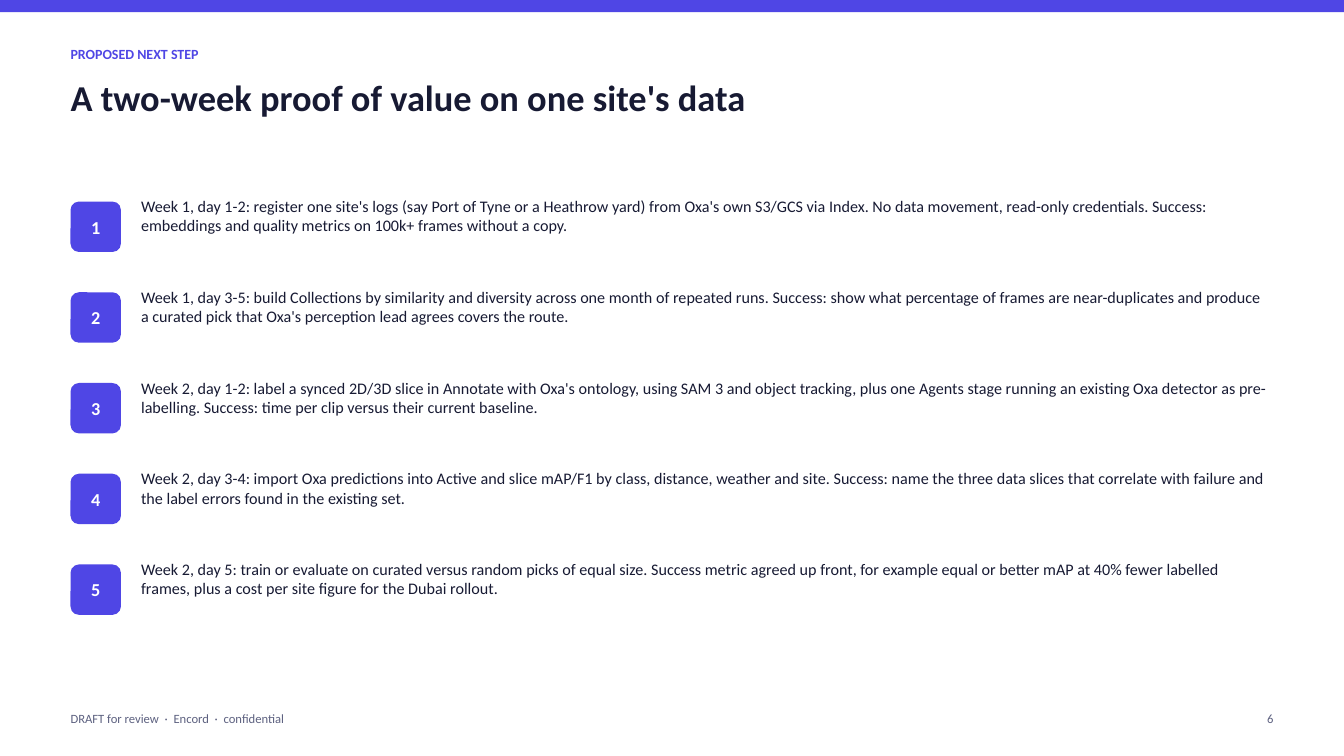
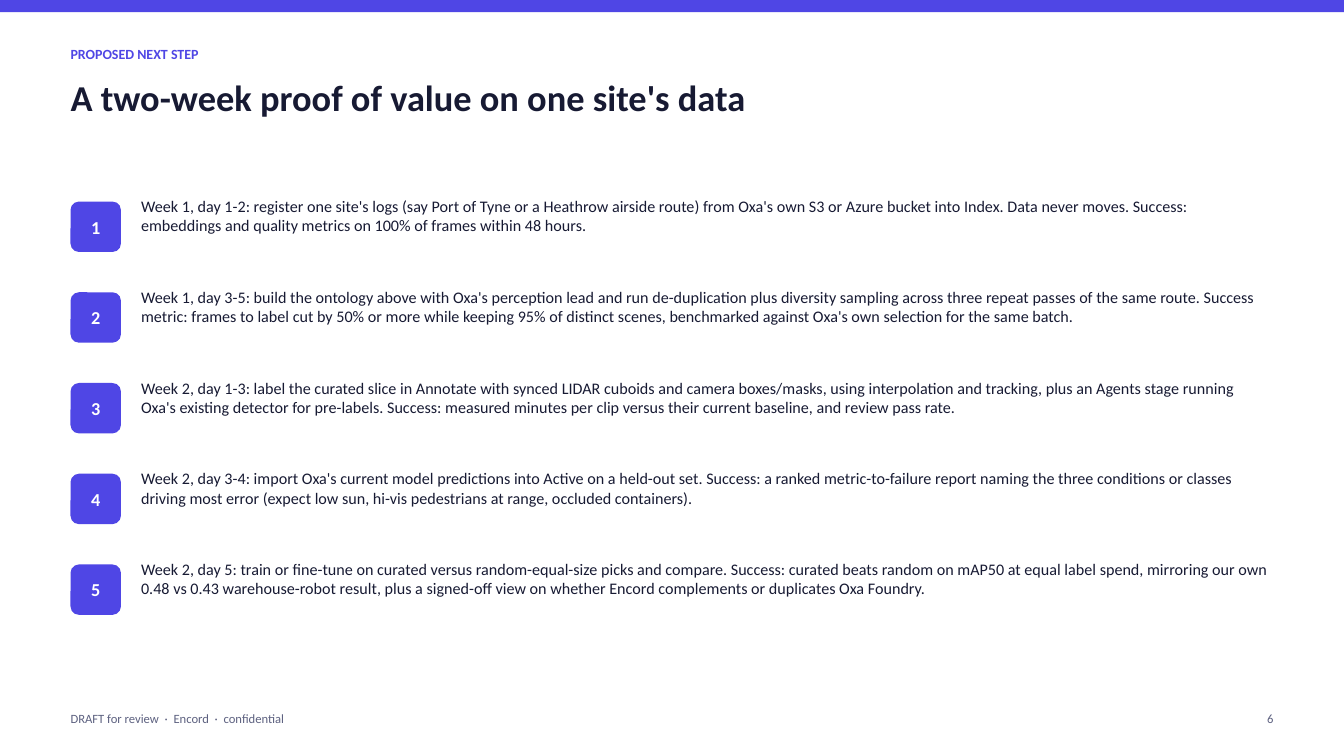
Before and after one commit to qaisak/signal-desk, a slide deck: slide 6 of docs/briefs/oxa.pptx. Drawn at 1344x756 pixels with LibreOffice and Linux fonts; fonts in the diff are those of the drawing. Boxes give left, top, right and bottom in pixels: in the first picture for what was removed or moved away, otherwise in the second. Text is boxed around its words. In the diff, an @@ line names an element or a change of style, - is before the commit and + after.

```diff
--- a/docs/briefs/oxa.pptx
+++ b/docs/briefs/oxa.pptx
@@ text at (x1=141, y1=200, x2=1187, y2=234): text changed @@
-Week 1, day 1-2: register one site's logs (say Port of Tyne or a Heathrow yard) from Oxa's own S3/GCS via Index. No data movement, read-only credentials. Success: embeddings and quality metrics on 100k+ frames without a copy.
+Week 1, day 1-2: register one site's logs (say Port of Tyne or a Heathrow airside route) from Oxa's own S3 or Azure bucket into Index. Data never moves. Success: embeddings and quality metrics on 100% of frames within 48 hours.
@@ text at (x1=141, y1=291, x2=1254, y2=325): text changed @@
-Week 1, day 3-5: build Collections by similarity and diversity across one month of repeated runs. Success: show what percentage of frames are near-duplicates and produce a curated pick that Oxa's perception lead agrees covers the route.
+Week 1, day 3-5: build the ontology above with Oxa's perception lead and run de-duplication plus diversity sampling across three repeat passes of the same route. Success metric: frames to label cut by 50% or more while keeping 95% of distinct scenes, benchmarked against Oxa's own selection for the same batch.
@@ text at (x1=141, y1=382, x2=1234, y2=416): text changed @@
-Week 2, day 1-2: label a synced 2D/3D slice in Annotate with Oxa's ontology, using SAM 3 and object tracking, plus one Agents stage running an existing Oxa detector as pre-labelling. Success: time per clip versus their current baseline.
+Week 2, day 1-3: label the curated slice in Annotate with synced LIDAR cuboids and camera boxes/masks, using interpolation and tracking, plus an Agents stage running Oxa's existing detector for pre-labels. Success: measured minutes per clip versus their current baseline, and review pass rate.
@@ text at (x1=141, y1=472, x2=1232, y2=507): text changed @@
-Week 2, day 3-4: import Oxa predictions into Active and slice mAP/F1 by class, distance, weather and site. Success: name the three data slices that correlate with failure and the label errors found in the existing set.
+Week 2, day 3-4: import Oxa's current model predictions into Active on a held-out set. Success: a ranked metric-to-failure report naming the three conditions or classes driving most error (expect low sun, hi-vis pedestrians at range, occluded containers).
@@ text at (x1=141, y1=563, x2=1266, y2=597): text changed @@
-Week 2, day 5: train or evaluate on curated versus random picks of equal size. Success metric agreed up front, for example equal or better mAP at 40% fewer labelled frames, plus a cost per site figure for the Dubai rollout.
+Week 2, day 5: train or fine-tune on curated versus random-equal-size picks and compare. Success: curated beats random on mAP50 at equal label spend, mirroring our own 0.48 vs 0.43 warehouse-robot result, plus a signed-off view on whether Encord complements or duplicates Oxa Foundry.
```
Also in this commit, not shown: 6 other slides changed, 9 other files.
